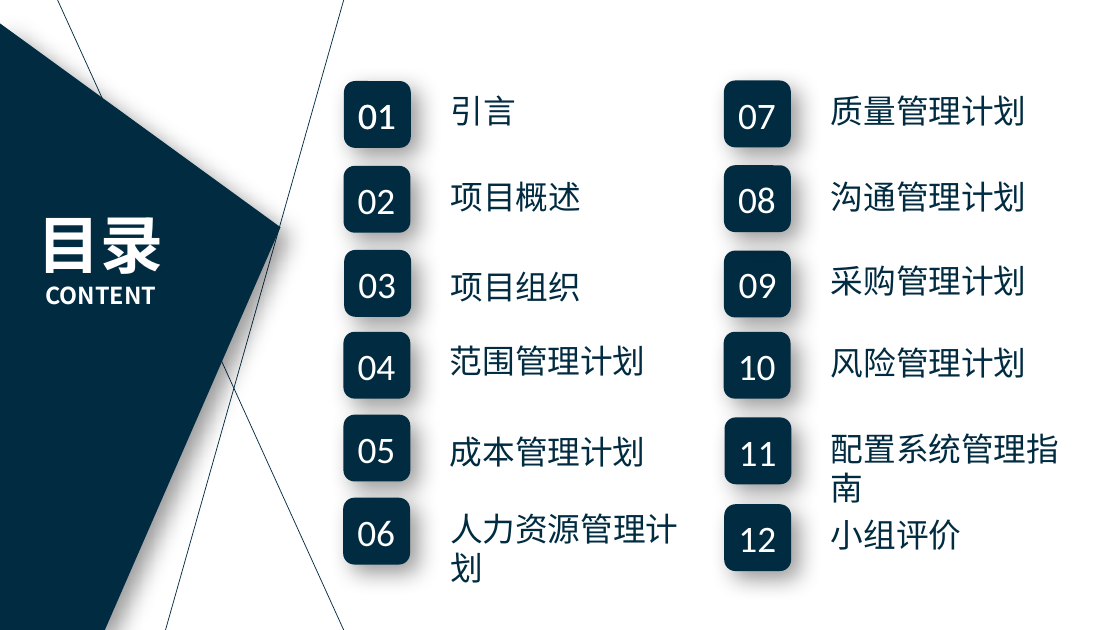
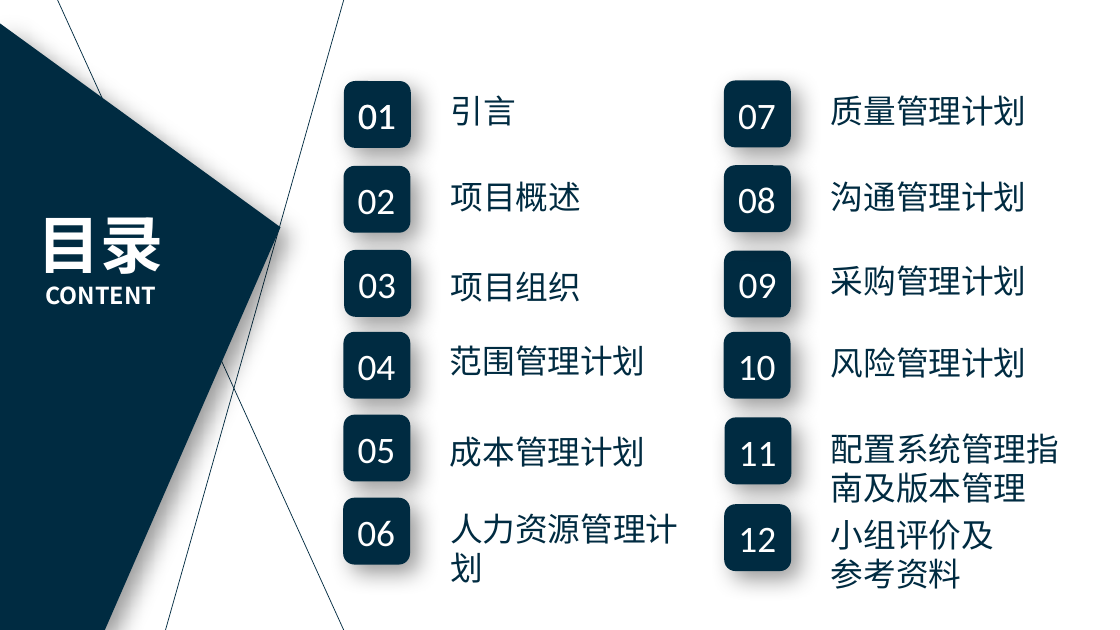
Before and after one commit to PRD2018-G18/PRD2018, a slide deck: slide 3 of 非受控文档/过程文档/需求工程计划.pptx. Drawn at 1120x630 pixels with LibreOffice and Linux fonts; fonts in the diff are those of the drawing. Boxes give left, top, right and bottom in pixels: in the first picture for what was removed or moved away, otherwise in the second. Text is boxed around its words. In the diff, an @@ line names an element or a change of style, - is before the commit and + after.

```diff
--- a/非受控文档/过程文档/需求工程计划.pptx
+++ b/非受控文档/过程文档/需求工程计划.pptx
@@ text at (x1=831, y1=433, x2=1059, y2=503): text changed @@
-配置系统管理指南
+配置系统管理指南及版本管理
@@ text at (x1=831, y1=519, x2=994, y2=589): text changed @@
-小组评价
+小组评价及参考资料
```
Also in this commit, not shown: 20 other slides changed, 5 slides added, 1 other file.
